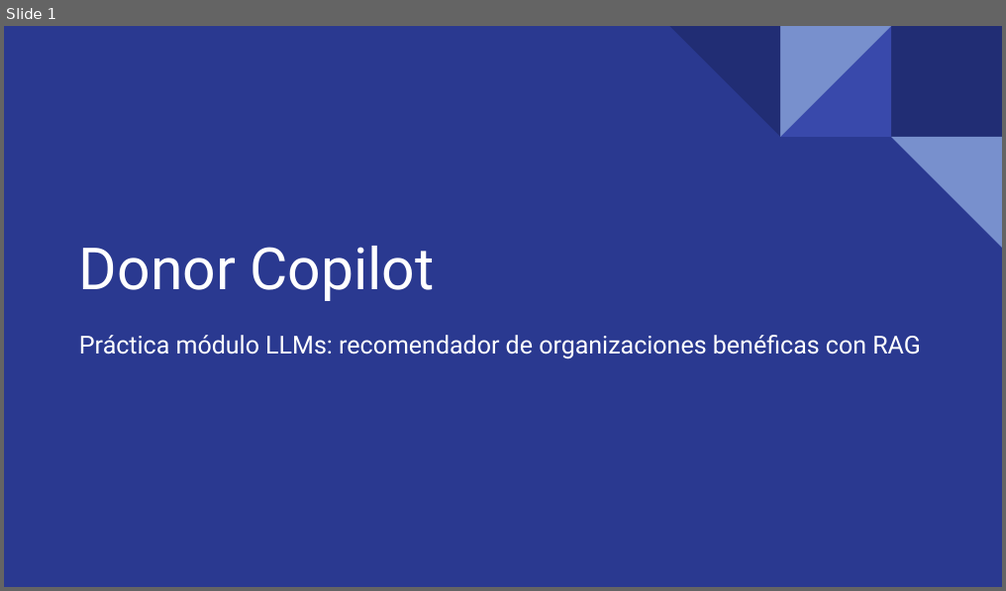
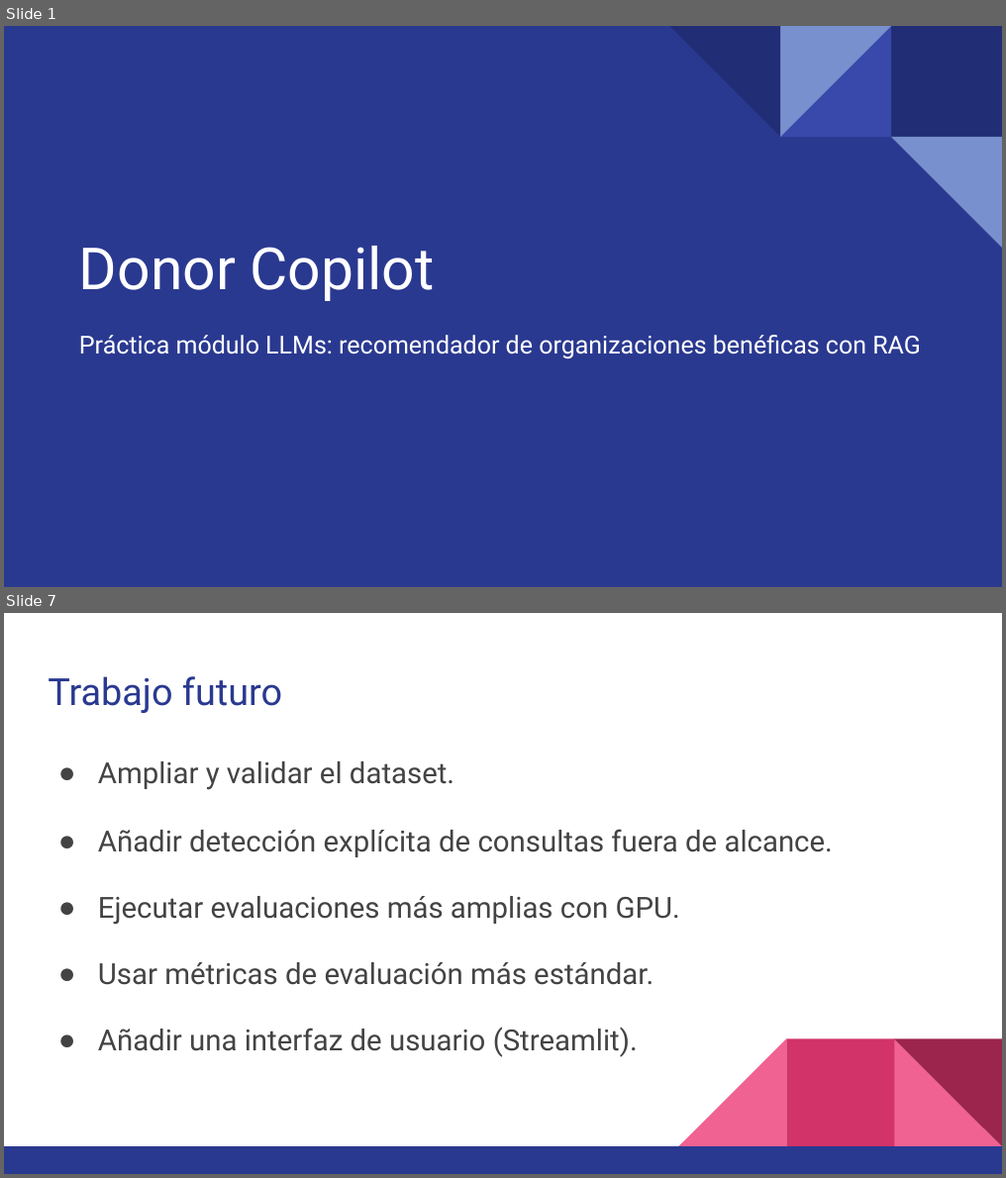
Before and after one commit to natgarea/kc-ia-practica-llms, a slide deck: presentacion.pptx. Shown one above the other, each under a label of ours: slide 1 before the commit, slides 1 and 7 after it; the slides between them are not shown. The pictures are 1006x591 and 1006x1178 pixels, drawn with LibreOffice and Linux fonts; fonts in the diff are those of the drawing. Boxes give left, top, right and bottom in pixels: in the first picture for what was removed or moved away, otherwise in the second. Text is boxed around its words. In the diff, an @@ line names an element or a change of style, - is before the commit and + after.

```diff
--- a/presentacion.pptx
+++ b/presentacion.pptx
@@ slide 7 added at [4, 613, 1002, 1174], background #FFFFFF @@
@@ title added at [48, 676, 282, 713], 27 pt, text #2A3990 @@
+Trabajo futuro
@@ text added at [98, 761, 833, 1058], 21 pt, text #434343 @@
+● Ampliar y validar el dataset.
+● Añadir detección explícita de consultas fuera de alcance.
+● Ejecutar evaluaciones más amplias con GPU.
+● Usar métricas de evaluación más estándar.
+● Añadir una interfaz de usuario (Streamlit).
@@ group added at [4, 1039, 1002, 1174]: 3 right triangles, 2 rectangles @@
```
Also in this commit, not shown: 5 slides changed, 1 other slide added.
